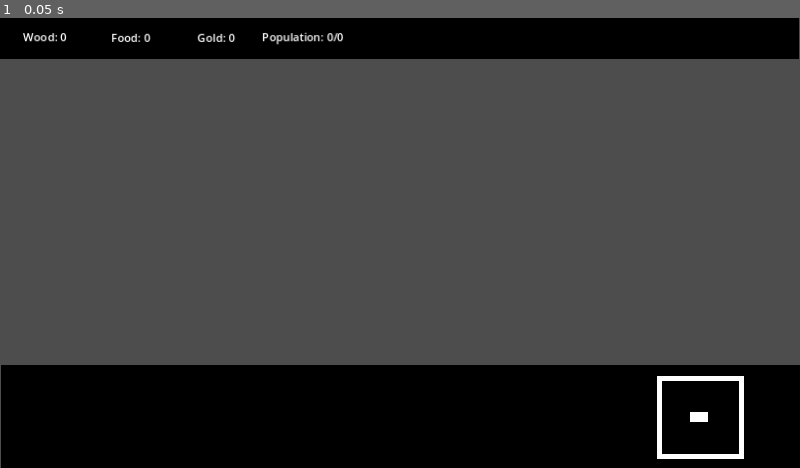
Above: before the commit, frame 1.
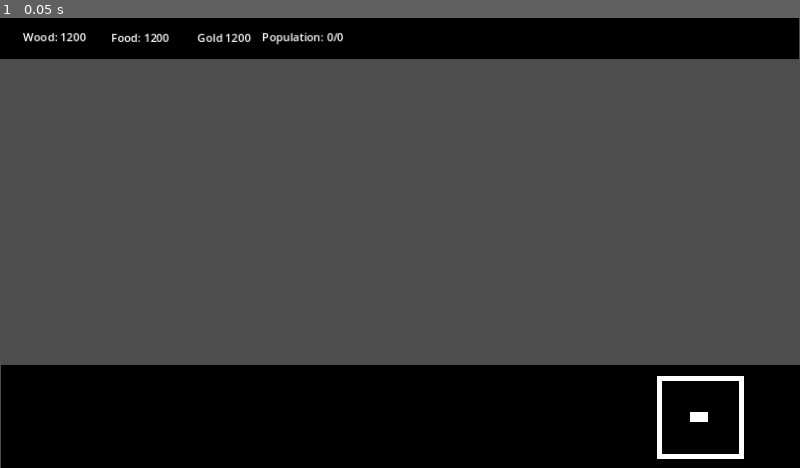
Above: after the commit, the same moment.

Repository: niamh-d/godot-rts
Game: Godot game, scene res://scenes/main/main.tscn
Same seed, same stepped clock (60 frames per second), same inputs: the game is played once before the commit and once after it.
Inputs:
- Up to frame 1 (0.05 s): no input

The runs differ from the first frame. In frame 1, 0.1% of the frame differs, in the area x 7-32%, y 3-6%.

Commit message:
ui script

Diff:
--- a/globals/global.gd
+++ b/globals/global.gd
@@ -2,8 +2,8 @@
 
 var add_nav_spot = PackedVector2Array()
 var add_to_nav_spot = PackedVector2Array()
-var workers_selected := false
-var building_selected := false
+var are_workers_selected := false
+var is_building_selected := false
 
 var food_count := 1200
 var gold_count := 1200
@@ -25,25 +25,37 @@
 func _process(delta: float) -> void:
 	pass
 
-func get_gold_count():
+func check_workers_selected() -> bool:
+	return are_workers_selected
+
+func get_gold_count() -> int:
 	return gold_count
 
 func increment_gold_count(amount: int):
 	var new_val = gold_count + amount
 	gold_count = new_val if new_val >= 0 else 0
 
-func get_wood_count():
+func get_wood_count() -> int:
 	return wood_count
 
-func increment_wood_count(amount: int):
+func get_food_count() -> int:
+	return food_count
+
+func get_pop_count() -> int:
+	return pop_count
+
+func get_max_pop_count() -> int:
+	return max_pop_count
+
+func increment_wood_count(amount: int) -> void:
 	var new_val = wood_count + amount
 	wood_count = new_val if new_val >= 0 else 0
 
-func reset_all_vars():
+func reset_all_vars() -> void:
 	add_nav_spot = PackedVector2Array()
 	add_to_nav_spot = PackedVector2Array()
-	workers_selected = false
-	building_selected = false
+	are_workers_selected = false
+	is_building_selected = false
 
 	food_count = 1200
 	gold_count = 1200
--- a/scenes/main/main.tscn
+++ b/scenes/main/main.tscn
@@ -1,7 +1,8 @@
-[gd_scene load_steps=10 format=3 uid="uid://dnxbs4q8crpuw"]
+[gd_scene load_steps=11 format=3 uid="uid://dnxbs4q8crpuw"]
 
 [ext_resource type="Texture2D" uid="uid://dfltos7cf50fk" path="res://art/town_center.png" id="1_fvj65"]
 [ext_resource type="Script" path="res://scenes/main/worker_build_options.gd" id="1_pe4bk"]
+[ext_resource type="Script" path="res://scenes/main/ui.gd" id="1_rqosp"]
 [ext_resource type="Texture2D" uid="uid://cl2tnmjogd6br" path="res://art/house.png" id="2_ldcgo"]
 [ext_resource type="Texture2D" uid="uid://dshirno2fx1f" path="res://art/farm.png" id="3_7u6m1"]
 [ext_resource type="Texture2D" uid="uid://tjnjtm3gv56v" path="res://art/barracks.png" id="4_rc2w4"]
@@ -19,6 +20,7 @@
 [node name="GameObjects" type="Node2D" parent="."]
 
 [node name="UI" type="CanvasLayer" parent="."]
+script = ExtResource("1_rqosp")
 
 [node name="Backgrounds" type="Node2D" parent="UI"]
 
--- /dev/null
+++ b/scenes/main/ui.gd
@@ -0,0 +1,24 @@
+extends CanvasLayer
+
+@onready var label_wood: Label = $ResourceText/LabelWood
+@onready var label_food: Label = $ResourceText/LabelFood
+@onready var label_gold: Label = $ResourceText/LabelGold
+@onready var label_population: Label = $ResourceText/LabelPopulation
+@onready var worker_build_options: Node2D = $WorkerBuildOptions
+
+func _ready() -> void:
+	pass
+
+func _process(delta: float) -> void:
+	set_label_text()
+	check_worker_options_visibility()
+
+func set_label_text() -> void:
+	label_wood.text = "Wood: %d" % Global.get_wood_count()
+	label_gold.text = "Gold %d" % Global.get_gold_count()
+	label_food.text = "Food: %d" % Global.get_food_count()
+	var pop_counts_array = [Global.get_pop_count(), Global.get_max_pop_count()]
+	label_population.text = "Population: %d/%d" % pop_counts_array
+
+func check_worker_options_visibility() -> void:
+	worker_build_options.visible = Global.check_workers_selected()
